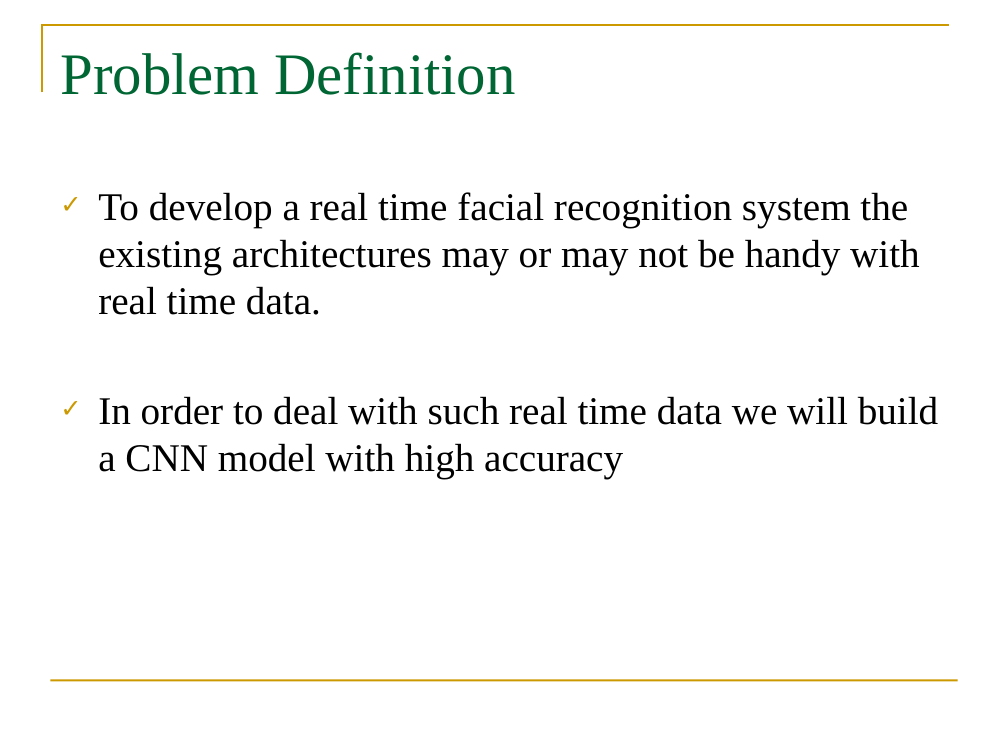
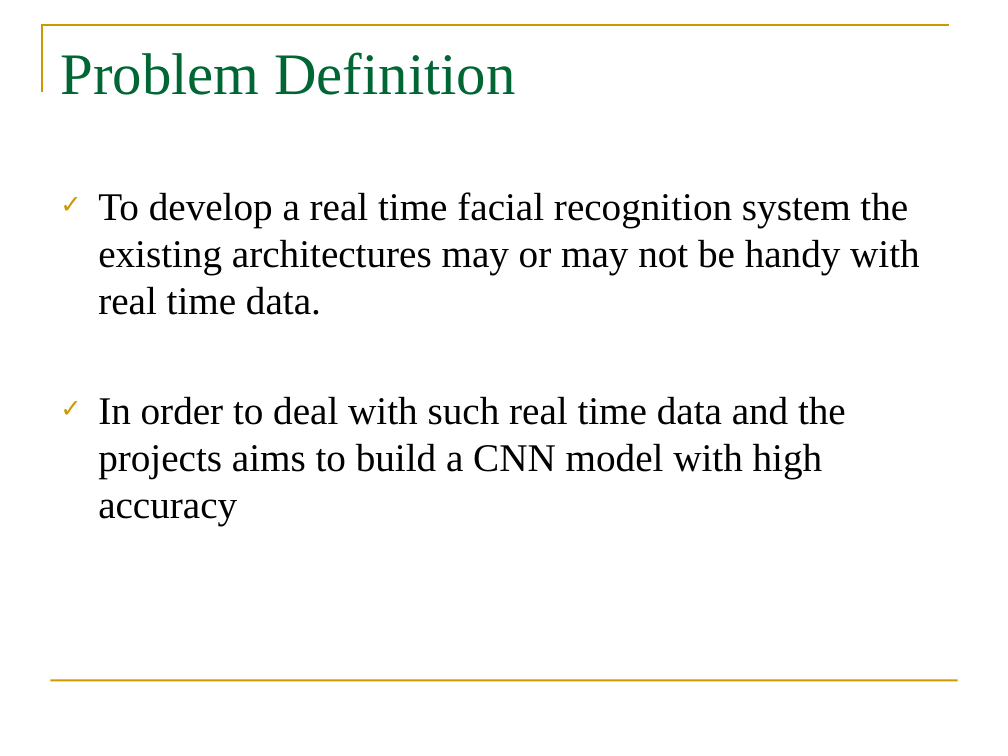
Before and after one commit to syamkakarla98/Face_Recognition_Using_Convolutional_Neural_Networks, a slide deck: slide 8 of Review-2/Review-2.pptx. Drawn at 1008x756 pixels with LibreOffice and Linux fonts; fonts in the diff are those of the drawing; background and template pictures are left out. Boxes give left, top, right and bottom in pixels: in the first picture for what was removed or moved away, otherwise in the second. Text is boxed around its words. In the diff, an @@ line names an element or a change of style, - is before the commit and + after.

```diff
--- a/Review-2/Review-2.pptx
+++ b/Review-2/Review-2.pptx
@@ text at [98, 396, 846, 526]: text changed @@
-✓ In order to deal with such real time data we will build a CNN model with high accuracy
+✓ In order to deal with such real time data and the projects aims to build a CNN model with high accuracy
```
Also in this commit, not shown: 7 other slides changed, 3 slides added.
